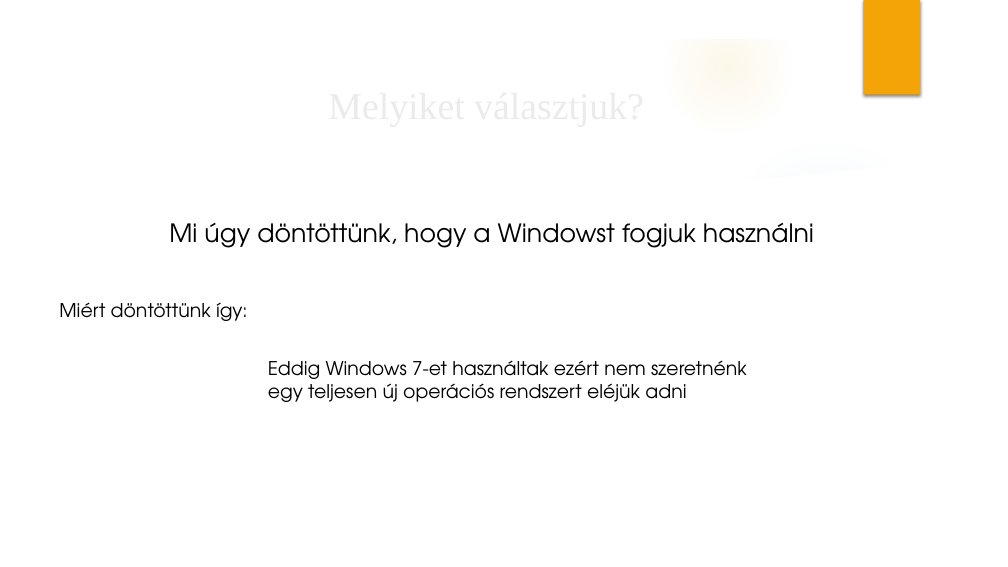
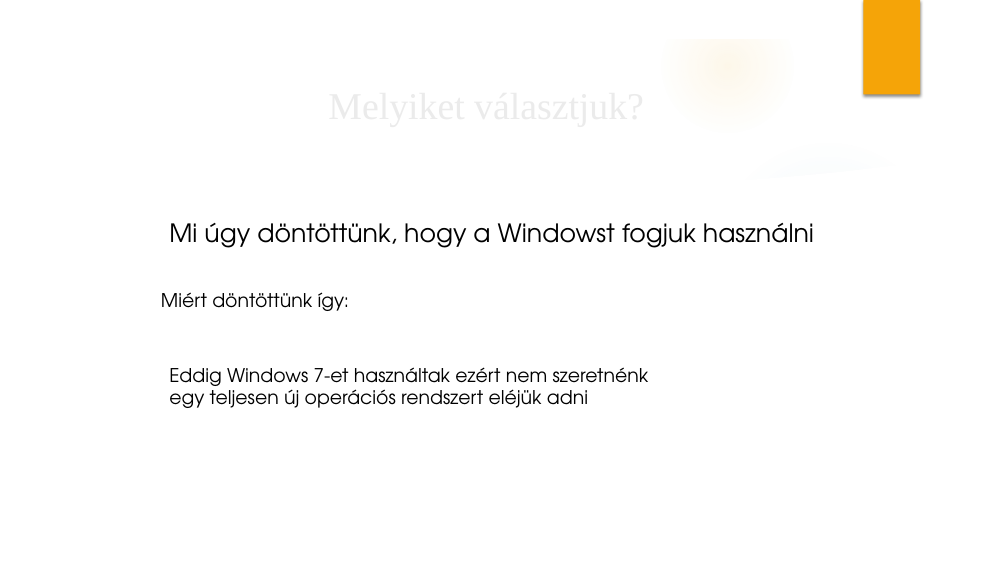
Before and after one commit to KPappBenjamin/Fedesz, a slide deck: slide 6 of Cégünk bemutatása _vegleges.pptx. Drawn at 1008x567 pixels with LibreOffice and Linux fonts; fonts in the diff are those of the drawing; background and template pictures are left out. Boxes give left, top, right and bottom in pixels: in the first picture for what was removed or moved away, otherwise in the second. Text is boxed around its words. In the diff, an @@ line names an element or a change of style, - is before the commit and + after.

```diff
--- a/Cégünk bemutatása _vegleges.pptx
+++ b/Cégünk bemutatása _vegleges.pptx
@@ text "Miért döntöttünk így:": place and size @@
-text "Miért döntöttünk így:" at bbox=[59, 302, 247, 321]
+text "Miért döntöttünk így:" at bbox=[161, 292, 349, 311]
@@ text "Eddig Windows 7-et használtak ezért ...": place and size @@
-text "Eddig Windows 7-et használtak ezért ..." at bbox=[268, 360, 747, 402]
+text "Eddig Windows 7-et használtak ezért ..." at bbox=[169, 367, 649, 408]
```
Also in this commit, not shown: 1 other slide changed.
